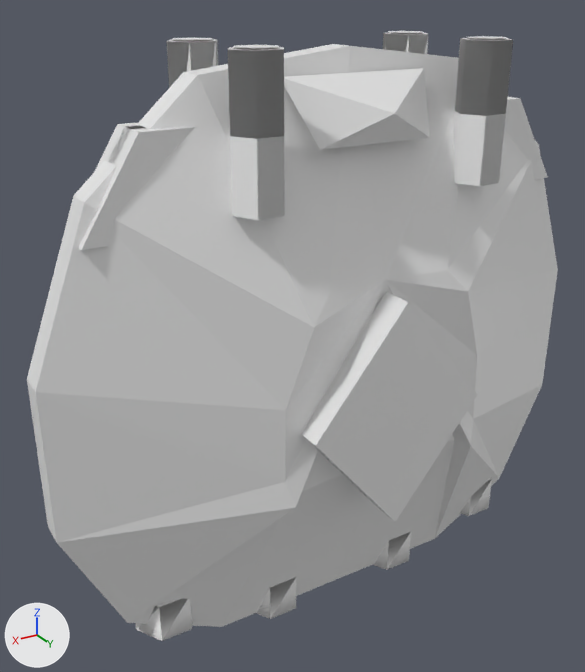
What one commit did to the OBJ model .design/ships3d/meshes/Anvil.obj.
Both versions are drawn from a camera (50 mm lens) standing at (19.0, 28.0, 14.8) and looking at (1.6, -1.1, 0.3). Every picture has the same lights, and +X, +Y and +Z are marked at lower left. The older version comes first. Where no turn or scale is listed for an object, it has been applied to the vertices. Vertices at exactly the same position are counted once.

Names of what the first picture shows: 'Anvil'.
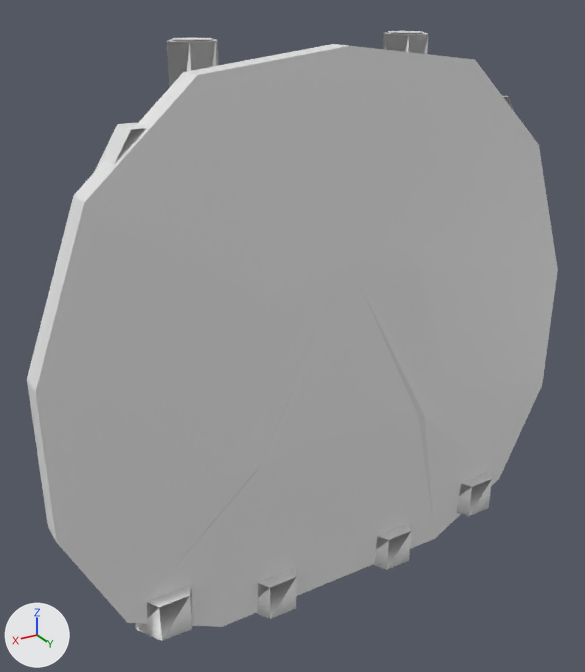
Where the change shows, as pixel boxes (x1, y1, x2, y2) in the pictures (585 x 672 px; the box of a moved part takes in the faces that stretch with it):
part 1 of me_anvil, deleted
    before: (78, 36, 548, 522)
part 2 of me_anvil, moved or reshaped
    both: (36, 46, 544, 627)

Patch to the scene script:
```diff
--- a/.design/ships3d/meshes/Anvil.obj.py
+++ b/.design/ships3d/meshes/Anvil.obj.py
@@ me_anvil @@
 # used by ob_anvil; location = (0.0, 0.0, 0.0)
 # verts and faces of me_anvil; kept vertices keep their numbers, new ones are numbered from 270
 # before: 6 (-2.9, 3.9, 4.1) at pixel (447, 270), 7 (-3.8, 4.2, 3.1) at pixel (468, 291), 11 (-4.9, 4.0, -0.2) at pixel (477, 355), 15 (-5.0, 4.1, -3.5) at pixel (473, 419), 19 (-4.7, 4.4, -4.6) at pixel (470, 445)
 # before: 23 (-4.4, 3.6, -4.6) at pixel (454, 439), 27 (0.0, 3.5, -4.3), 31 (4.4, 3.6, -4.6), 35 (4.7, 4.4, -4.6) at pixel (295, 507), 39 (5.0, 4.1, -3.5) at pixel (285, 481)
 # before: 43 (4.9, 4.0, -0.2) at pixel (285, 410), 47 (3.8, 4.2, 3.1) at pixel (314, 327), 51 (2.9, 3.9, 4.1) at pixel (328, 295), 55 (0.0, 3.5, 4.1) at pixel (385, 279)
-me_anvil.from_pydata(...)  # 270 vertices, 404 faces; spans x -13.5..13.5, y -5.0..5.0, z -13.2..13.0
+me_anvil.from_pydata(...)  # 205 vertices, 316 faces; spans x -13.5..13.5, y -5.0..1.3, z -13.2..13.0
+# me_anvil part 1: 7 loose pieces with 65 vertices, spanning x -11.4..11.4, y -0.3..5.0, z -6.7..13.0, are deleted
+# me_anvil part 2
+for i in [7, 15, 39, 47]: verts[i] += (0.0, -3.1, 0.0)
+verts[6] = (-2.9, 1.0, 4.1)  # moved, pixel (404, 252)
+verts[51] = (2.9, 1.0, 4.1)  # moved, pixel (290, 274)
+verts[11] = (-4.9, 1.0, -0.2)  # moved, pixel (433, 333)
+verts[43] = (4.9, 1.0, -0.2)  # moved, pixel (249, 380)
+verts[19] = (-4.7, 1.1, -4.6)  # moved, pixel (424, 415)
+verts[35] = (4.7, 1.1, -4.6)  # moved, pixel (256, 469)
+verts[23] = (-4.4, 1.0, -4.6)  # moved, pixel (418, 415)
+verts[31] = (4.4, 1.0, -4.6)  # moved, pixel (261, 465)
+verts[27] = (0.0, 1.0, -4.3)  # moved, pixel (344, 434)
+verts[55] = (0.0, 1.0, 4.1)  # moved, pixel (349, 262)
```
